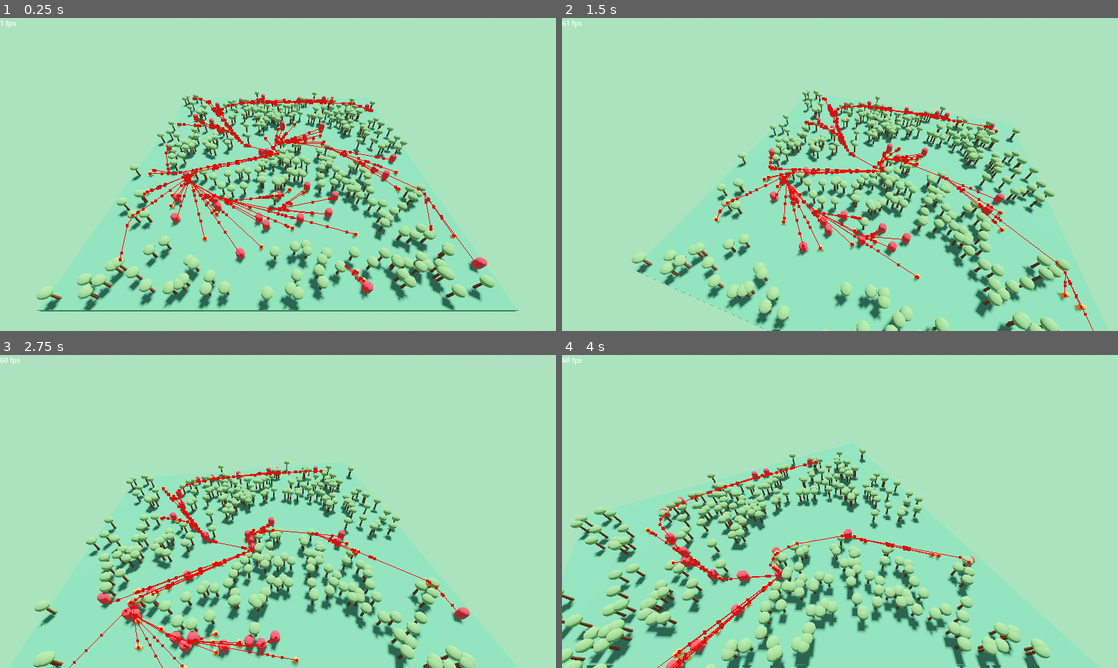
Above: before the commit, frames 1-4 (two rows, left to right).
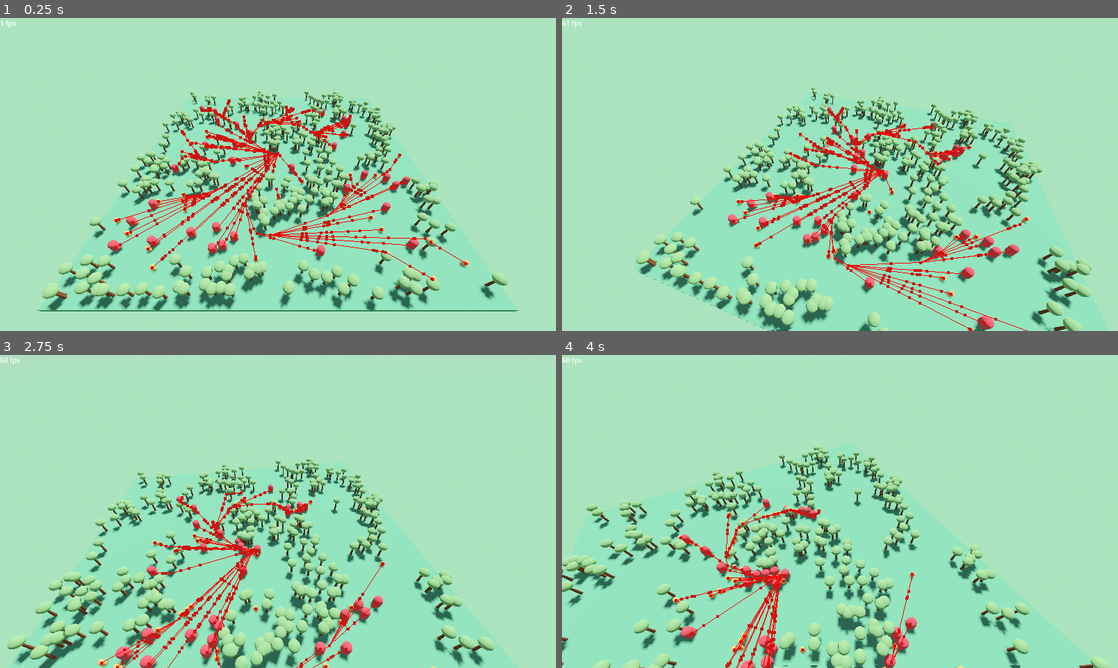
Above: after the commit, the same moments.

Repository: LyciaStenson/EcosystemSimulation
Game: Godot game, scene res://Scenes/Main.tscn
The game is run twice, just before and just after one commit, with the same random seed, the same clock (stepped at 60 frames per second) and the same inputs.
Inputs (mouse positions are in pixels of both pictures, inside the frame that each line leads up to):
- Up to frame 1 (0.25 s): no input
- Up to frame 2 (1.5 s): move the mouse to (867, 174) at 0.52 s; hold W (MoveForward) from 0.53 s (still down); move the mouse to (812, 174) at 1.27 s
- Up to frame 3 (2.75 s): keep holding W (MoveForward); move the mouse to (289, 505) at 2.02 s
- Up to frame 4 (4 s): keep holding W (MoveForward); move the mouse to (834, 517) at 2.77 s; move the mouse to (878, 514) at 3.52 s

The runs differ from the first frame. In frame 1, 24% of the frame differs, in the area x 6-92%, y 23-94%; in frame 2, 25%; in frame 3, 25%; in frame 4, 27%, in the area x 0-99%, y 29-100%.

Commit message:
Switched back to using CharacterBody3D

Diff:
--- a/Scenes/Predator.tscn
+++ b/Scenes/Predator.tscn
@@ -9,15 +9,22 @@
 material = SubResource("StandardMaterial3D_7iswk")
 height = 1.75
 
+[sub_resource type="CapsuleShape3D" id="CapsuleShape3D_ig07m"]
+height = 1.75
+
 [sub_resource type="SphereShape3D" id="SphereShape3D_viinu"]
 radius = 5.0
 
-[node name="Predator" type="Node3D"]
+[node name="Predator" type="CharacterBody3D"]
 script = ExtResource("1_pjthh")
 
 [node name="MeshInstance" type="MeshInstance3D" parent="."]
 transform = Transform3D(1, 0, 0, 0, 1, 0, 0, 0, 1, 0, 0.875, 0)
 mesh = SubResource("CapsuleMesh_7ik3y")
+
+[node name="CollisionShape" type="CollisionShape3D" parent="."]
+transform = Transform3D(1, 0, 0, 0, 1, 0, 0, 0, 1, 0, 0.875, 0)
+shape = SubResource("CapsuleShape3D_ig07m")
 
 [node name="VisibilityArea" type="Area3D" parent="."]
 
--- a/Scenes/Prey.tscn
+++ b/Scenes/Prey.tscn
@@ -10,15 +10,23 @@
 radius = 0.25
 height = 1.0
 
+[sub_resource type="CapsuleShape3D" id="CapsuleShape3D_u0yvc"]
+radius = 0.25
+height = 1.0
+
 [sub_resource type="SphereShape3D" id="SphereShape3D_atyq5"]
 radius = 5.0
 
-[node name="Prey" type="Node3D"]
+[node name="Prey" type="CharacterBody3D"]
 script = ExtResource("1_wcvex")
 
 [node name="MeshInstance" type="MeshInstance3D" parent="."]
 transform = Transform3D(1, 0, 0, 0, 1, 0, 0, 0, 1, 0, 0.5, 0)
 mesh = SubResource("CapsuleMesh_quewn")
+
+[node name="CollisionShape" type="CollisionShape3D" parent="."]
+transform = Transform3D(1, 0, 0, 0, 1, 0, 0, 0, 1, 0, 0.5, 0)
+shape = SubResource("CapsuleShape3D_u0yvc")
 
 [node name="VisibilityArea" type="Area3D" parent="."]
 
--- a/Scripts/EcosystemManager.gd
+++ b/Scripts/EcosystemManager.gd
@@ -20,7 +20,9 @@
 var spawn_positions : Array[Vector3]
 
 func _ready():
-	generate_noise()
+	fast_noise.noise_type = FastNoiseLite.TYPE_PERLIN
+	fast_noise.seed = randi()
+	generate_spawn_positions()
 	generate_trees()
 	generate_nav()
 
@@ -45,14 +47,10 @@
 		spawn_positions.remove_at(spawn_position_index)
 		add_child(instantiated_scene)
 
-func generate_noise():
-	fast_noise.noise_type = FastNoiseLite.TYPE_PERLIN
-	fast_noise.seed = randi()
-
+func generate_spawn_positions():
 	for x in range(-240, 240):
 		for y in range(-240, 240):
 			if fast_noise.get_noise_2d(x, y) < tree_threshold:
-				print(x, ", ", y)
 				spawn_positions.append(Vector3(x / 10.0, 0.0, y / 10.0))
 
 func generate_trees():
--- a/Scripts/Predator.gd
+++ b/Scripts/Predator.gd
@@ -1,11 +1,11 @@
-extends Node3D
+extends CharacterBody3D
 class_name Predator
 
 const SPEED : float = 3.0
 
 var lifetime : float = 180.0
 
-var velocity : Vector3
+#var velocity : Vector3
 
 @onready var nav_agent : NavigationAgent3D = $NavigationAgent
 @onready var visibility_area : Area3D = $VisibilityArea
@@ -44,7 +44,8 @@
 		velocity.x = move_toward(velocity.x, 0, SPEED)
 		velocity.z = move_toward(velocity.z, 0, SPEED)
 
-	global_position += velocity * delta
+	#global_position += velocity * delta
+	move_and_slide()
 
 func get_target_position() -> Vector3:
 	if prey:
--- a/Scripts/Prey.gd
+++ b/Scripts/Prey.gd
@@ -1,4 +1,4 @@
-extends Node3D
+extends CharacterBody3D
 class_name Prey
 
 var gravity : float = ProjectSettings.get_setting("physics/3d/default_gravity")
@@ -14,7 +14,7 @@
 
 @export var prey : Node3D
 
-var velocity : Vector3
+#var velocity : Vector3
 
 func _ready():
 	birth_time = Time.get_ticks_msec()
@@ -46,7 +46,8 @@
 		velocity.x = move_toward(velocity.x, 0, SPEED)
 		velocity.z = move_toward(velocity.z, 0, SPEED)
 
-	global_position += velocity * delta
+	#global_position += velocity * delta
+	move_and_slide()
 
 func get_target_position() -> Vector3:
 	if prey:
Not shown: 1 places in Scenes/Predator.tscn that only renumber resources
Not shown: 1 places in Scenes/Prey.tscn that only renumber resources
